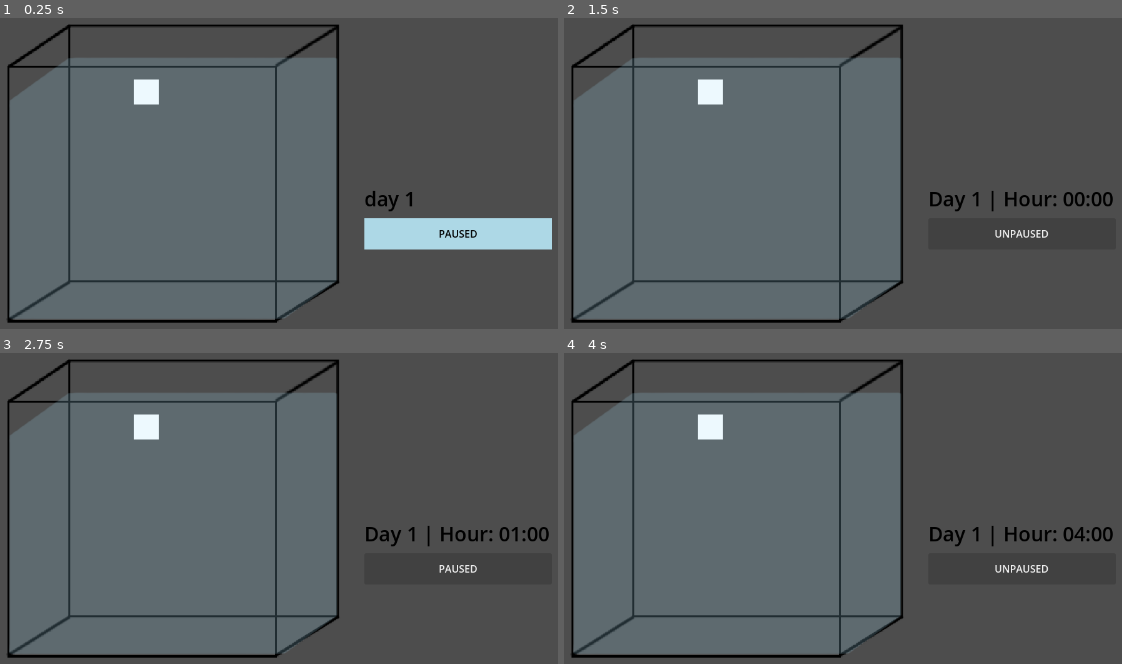
Above: before the commit, frames 1-4 (two rows, left to right).
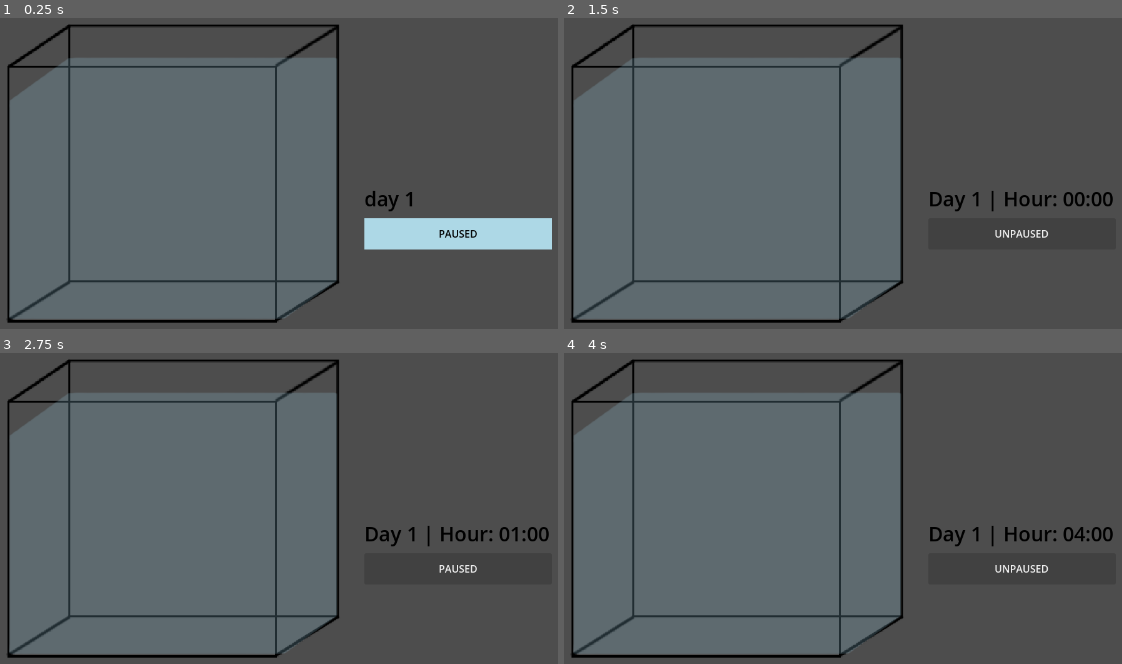
Above: after the commit, the same moments.

Repository: jac192133/Ecobana
Game: Godot game, scene res://scenes/RoomScene.tscn
Same seed, same stepped clock (60 frames per second), same inputs: the game is played once before the commit and once after it.
Inputs:
- Up to frame 1 (0.25 s): no input
- Up to frame 2 (1.5 s): tap Enter at 0.5 s; click "PAUSED" at 1.25 s
- Up to frame 3 (2.75 s): click "UNPAUSED" at 2 s
- Up to frame 4 (4 s): tap Space (pause_toggle) at 2.75 s; tap Enter at 3.5 s

The runs differ from the first frame. In frame 1, 0.4% of the frame differs, in the area x 24-29%, y 19-28%; in frame 2, 0.4%; in frame 3, 0.4%; in frame 4, 0.4%.

Commit message:
still invisible wall table

Diff:
--- a/godotecobana/scenes/RoomScene.tscn
+++ b/godotecobana/scenes/RoomScene.tscn
@@ -47,8 +47,12 @@
 color = Color(1, 0.854902, 0.72549, 1)
 
 [node name="Table" type="ColorRect" parent="Control"]
-offset_right = 40.0
-offset_bottom = 40.0
+layout_mode = 1
+anchors_preset = -1
+anchor_top = 0.8
+anchor_right = 1.0
+anchor_bottom = 1.0
+color = Color(0.482353, 0.247059, 0, 1)
 
 [node name="PauseToggleButton" type="Button" parent="."]
 offset_left = 369.0
